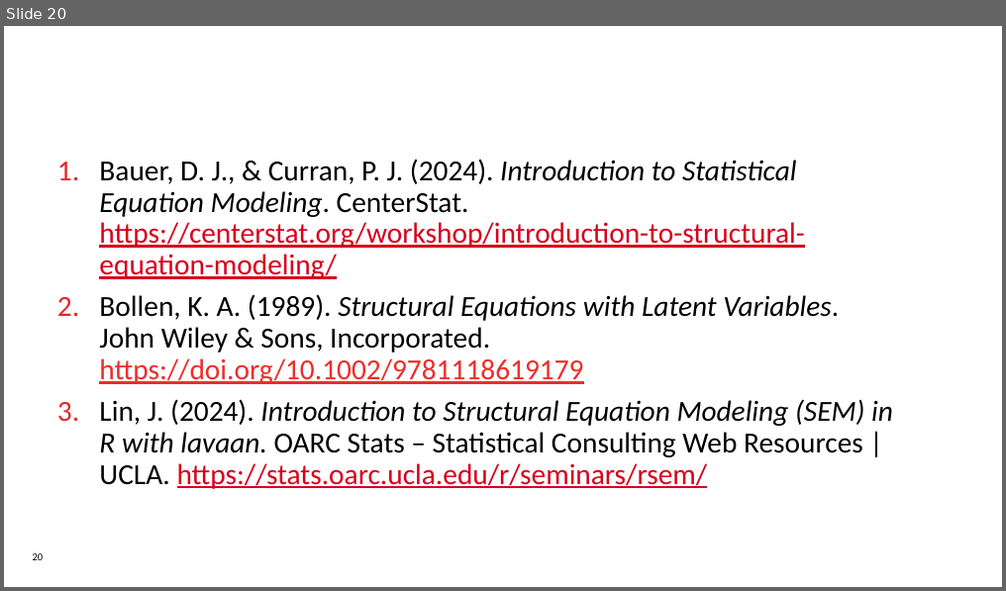
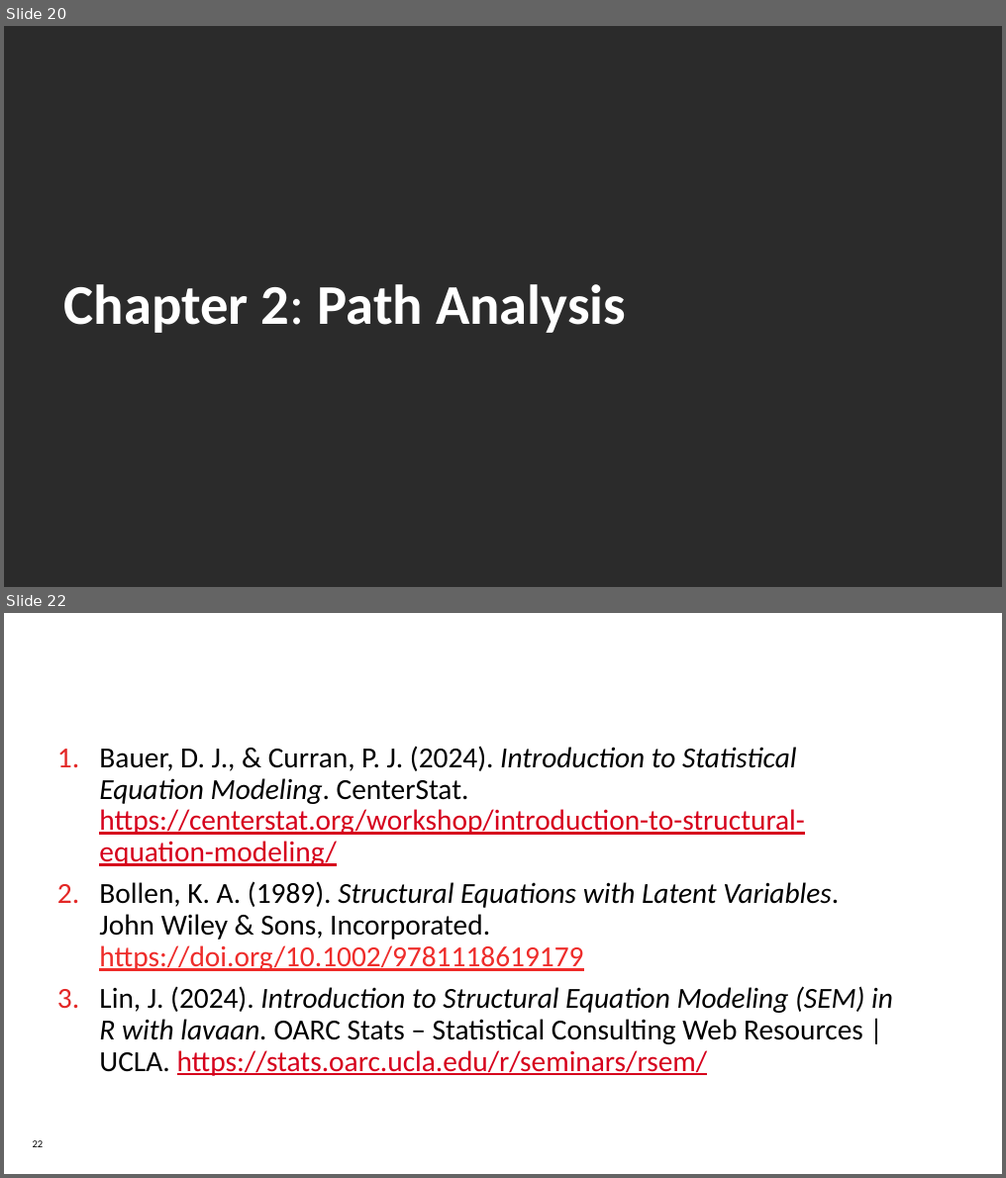
Before and after one commit to dserrington/UCalgary-MDSA-Internship, a slide deck: DRAFT - Research Capstone Project v1.pptx. Shown one above the other, each under a label of ours: slide 20 before the commit, slides 20 and 22 after it; the slides between them are not shown. The pictures are 1006x591 and 1006x1178 pixels, drawn with LibreOffice and Linux fonts; fonts in the diff are those of the drawing; background and template pictures are left out; a plain dark background stands for a picture behind light text. Boxes give left, top, right and bottom in pixels: in the first picture for what was removed or moved away, otherwise in the second. Text is boxed around its words. In the diff, an @@ line names an element or a change of style, - is before the commit and + after.

```diff
--- a/DRAFT - Research Capstone Project v1.pptx
+++ b/DRAFT - Research Capstone Project v1.pptx
@@ slide 20 added at <box>4,26,1002,587</box>, background picture (left out) @@
@@ title added at <box>64,284,626,333</box>, 54 pt, text #FFFFFF, bold @@
+Chapter 2: Path Analysis
@@ what was slide 20 is now slide 22 @@
@@ page number at <box>33,1141,44,1148</box>: text changed @@
-20
+22
```
Also in this commit, not shown: 1 other slide added, 1 other file.
